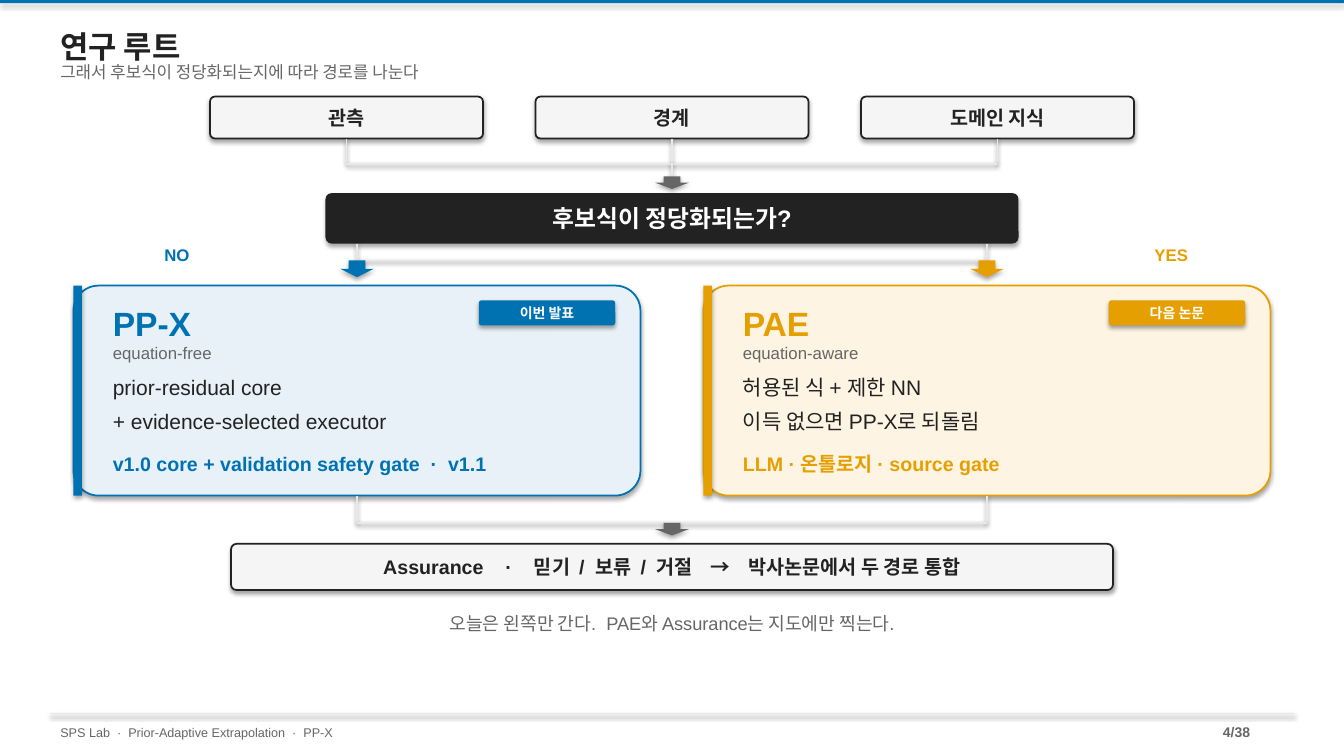
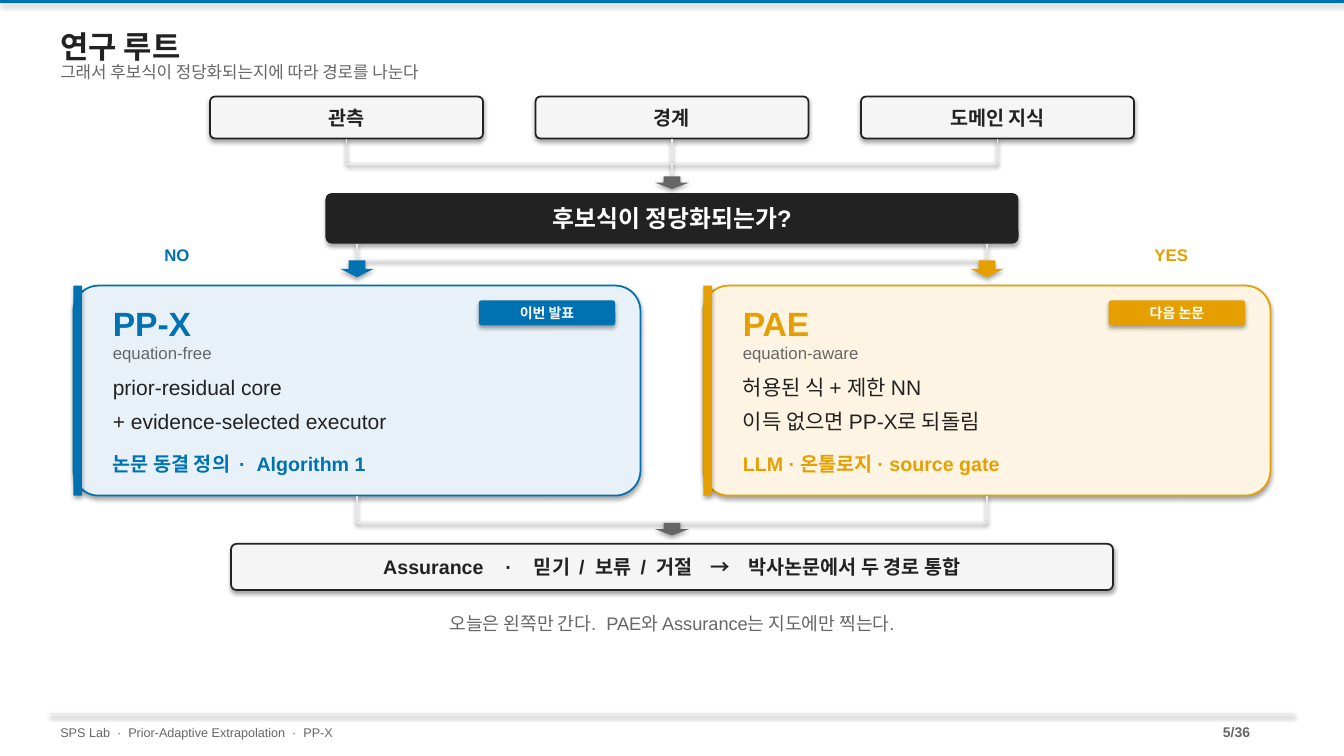
Before and after one commit to amumujs-create/pp-extrapolation, a slide deck: slide 5 of ppt/PP-X_Research_Detailed_v2.pptx (slide 4 before the commit). Drawn at 1344x756 pixels with LibreOffice and Linux fonts; fonts in the diff are those of the drawing. Boxes give left, top, right and bottom in pixels: in the first picture for what was removed or moved away, otherwise in the second. Text is boxed around its words. In the diff, an @@ line names an element or a change of style, - is before the commit and + after.

```diff
--- a/ppt/PP-X_Research_Detailed_v2.pptx
+++ b/ppt/PP-X_Research_Detailed_v2.pptx
@@ text at box(113, 454, 366, 475): text changed @@
-v1.0 core + validation safety gate · v1.1
+논문 동결 정의 · Algorithm 1
@@ text at box(1223, 727, 1250, 737): text changed @@
-4/38
+5/36
```
Also in this commit, not shown: 32 other slides changed, 1 slide added, 3 slides removed, 1 other file.
